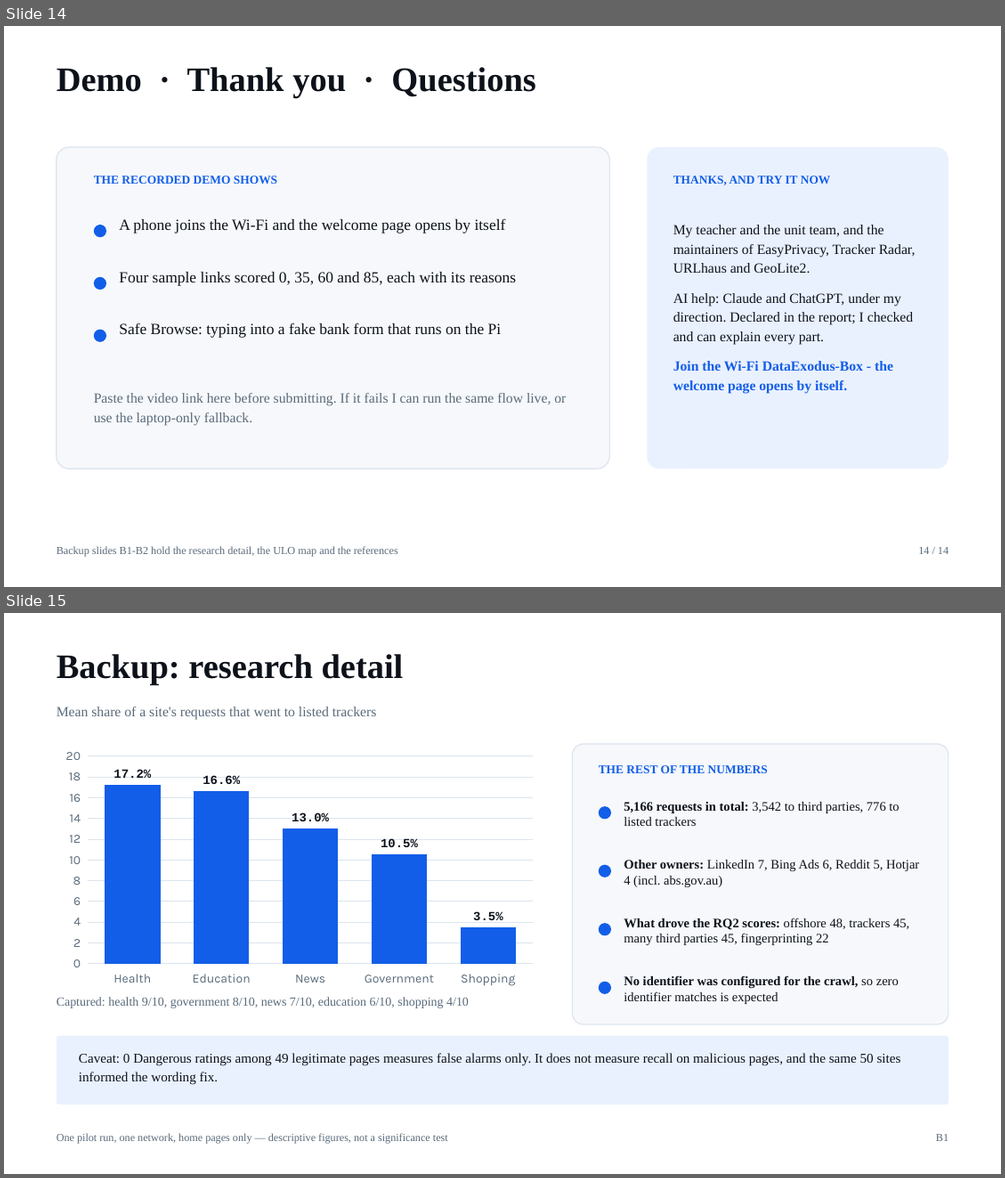
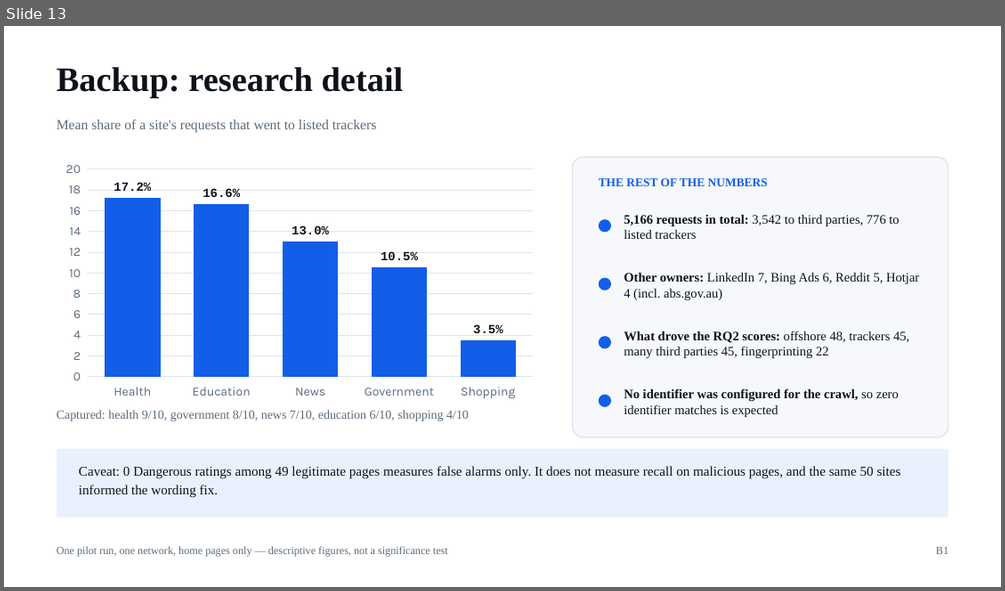
Before and after one commit to thanhdat23102005/DataExodus, a slide deck: DataExodus_Final_Presentation.pptx. Shown one above the other, each under a label of ours: slides 14 and 15 before the commit, slide 13 after it. The pictures are 1005x1178 and 1005x591 pixels, drawn with LibreOffice and Linux fonts; fonts in the diff are those of the drawing. Boxes give left, top, right and bottom in pixels: in the first picture for what was removed or moved away, otherwise in the second. Text is boxed around its words. In the diff, an @@ line names an element or a change of style, - is before the commit and + after.

```diff
--- a/DataExodus_Final_Presentation.pptx
+++ b/DataExodus_Final_Presentation.pptx
@@ slide 14 removed at (4, 26, 1001, 587), background #FFFFFF @@
@@ text removed at (57, 67, 535, 98) @@
-Demo · Thank you · Questions
@@ rounded rectangle removed at (57, 147, 610, 468) @@
@@ rounded rectangle removed at (647, 147, 948, 468) @@
@@ text removed at (94, 176, 277, 184) @@
-THE RECORDED DEMO SHOWS
@@ text removed at (673, 176, 831, 185) @@
-THANKS, AND TRY IT NOW
@@ ellipse removed at (94, 224, 106, 237) @@
@@ text removed at (119, 218, 506, 233) @@
-A phone joins the Wi-Fi and the welcome page opens by itself
@@ text removed at (673, 224, 915, 394) @@
-My teacher and the unit team, and the maintainers of EasyPrivacy, Tracker Radar, URLhaus and GeoLite2.
-AI help: Claude and ChatGPT, under my direction. Declared in the report; I checked and can explain every part.
-Join the Wi-Fi DataExodus-Box - the welcome page opens by itself.
@@ ellipse removed at (94, 276, 106, 289) @@
@@ text removed at (119, 272, 516, 286) @@
-Four sample links scored 0, 35, 60 and 85, each with its reasons
@@ ellipse removed at (94, 329, 106, 342) @@
@@ text removed at (119, 322, 502, 338) @@
-Safe Browse: typing into a fake bank form that runs on the Pi
@@ text removed at (94, 393, 566, 425) @@
-Paste the video link here before submitting. If it fails I can run the same flow live, or use the laptop-only fallback.
@@ text removed at (57, 546, 398, 556) @@
-Backup slides B1-B2 hold the research detail, the ULO map and the references
@@ text removed at (918, 547, 948, 554) @@
-14 / 14
@@ what was slide 15 is now slide 13 @@
```
Also in this commit, not shown: 9 slides changed, 4 slides added, 5 other slides removed, 4 other files.
